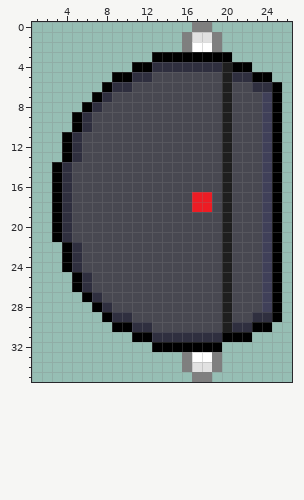
Pixel-art sprite -- UCBeditor/element/solid/Tr/TO-92.png. Above: the version before the commit.
The file is 36x36 pixels. Shown: x 1..26, y 0..35.
Once edited:
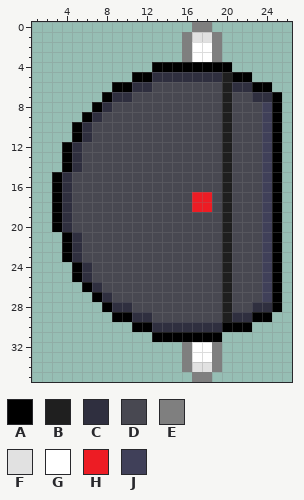
Palette (. is transparent): A #000000  B #1f1f1f  C #2f2f3f  D #484851  E #7f7f7f  F #e1e1e1  G #ffffff  H #ed1c24  J #404059
Difference:
y 3: x 13..20 AAAAAAAA -> ...EGGE.
y 4: x 11..22 AACCCCCCCBAA -> ..AAAAAAAA..
y 5: x 9..19 AACCDDDDDDD -> ..AACCCCCCC; x 21..24 CCAA -> AA..
y 6: x 8..12 ACCDD -> .AACC; x 21..25 DDCCA -> CCAA.
y 7: x 7..10 ACDD -> .ACC; x 23..24 DJ -> CC
y 8: x 6..8 ACD -> .AC
y 9: x 5..7 ACD -> .AC
y 11: x 4..6 ACD -> .AC
y 14: x 3..5 ACD -> .AC
y 21: x 3..5 ACD -> .AC
y 24: x 4..6 ACD -> .AC
y 26: x 5..7 ACD -> .AC
y 27: x 6..8 ACD -> .AC
y 28: x 7..10 ACDD -> .ACC; x 23..24 DJ -> CC
y 29: x 8..12 ACCDD -> .AACC; x 21..25 DDCCA -> CCAA.
y 30: x 9..24 AACCDDDDDDDBCCAA -> ..AACCCCCCCAAA..
y 31: x 11..22 AACCCCCCCAAA -> ..AAAAAAA...
y 32: x 13..19 AAAAAAA -> ...EGGE
Boxes around the changes in both pictures, in picture pixels (x1, y1, x2, y2):
changed: (52, 52, 282, 172)
changed: (52, 232, 282, 352)
